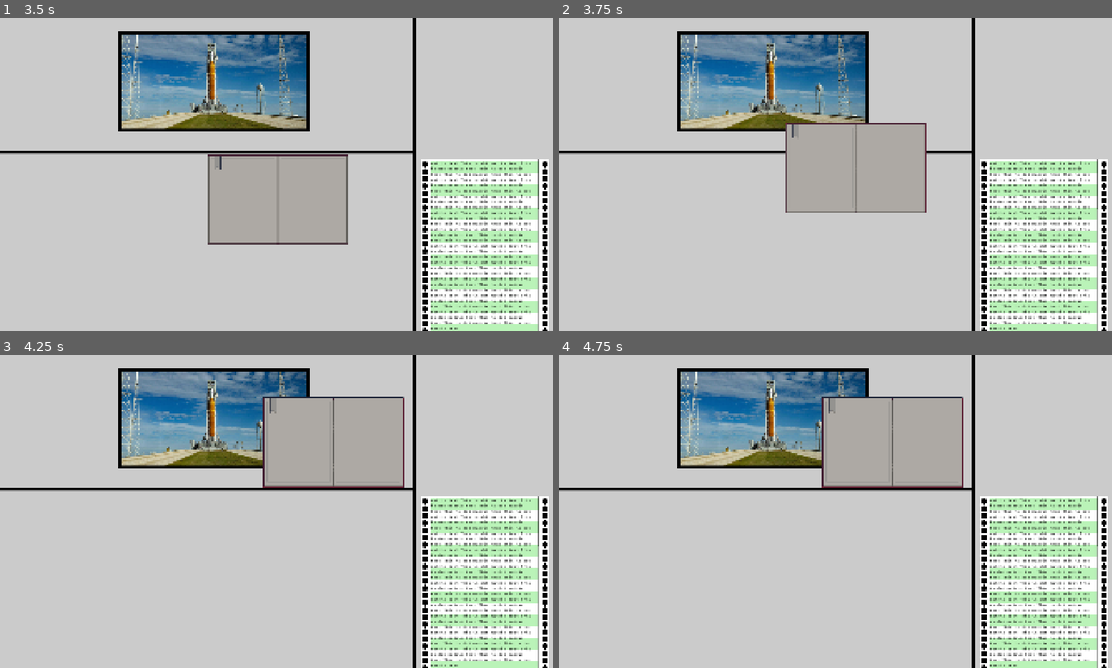
Above: before the commit, frames 1-4 (two rows, left to right).
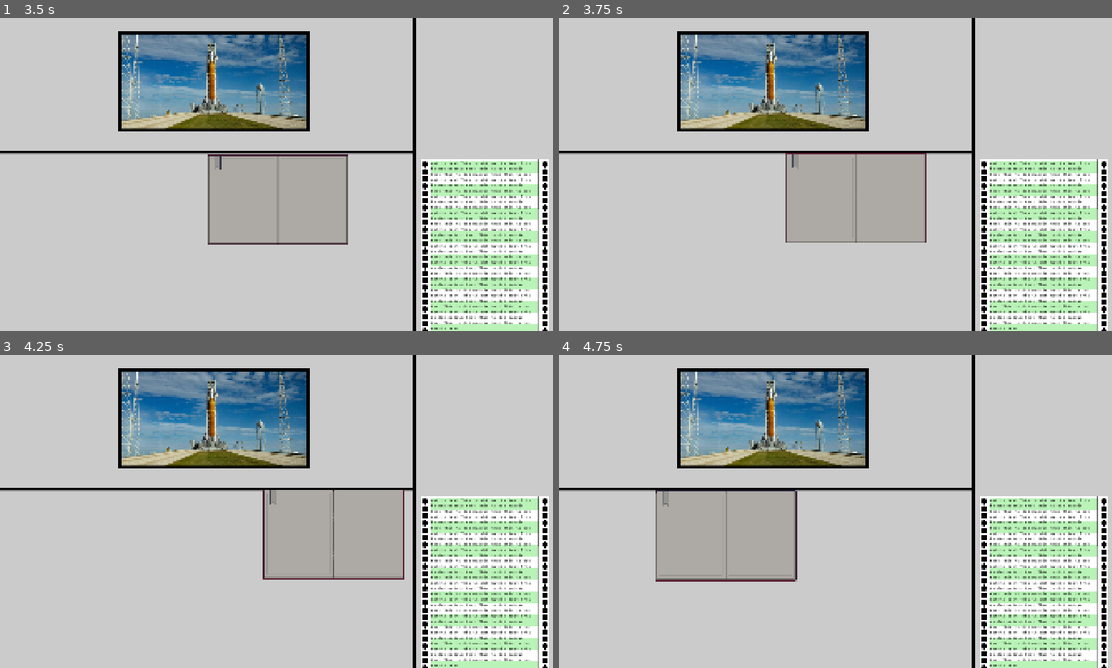
Above: after the commit, the same moments.

Repository: bukit3point0/gmtk2026
Game: Godot game, scene res://scenes/game_root.tscn
The game is run twice, just before and just after one commit, with the same random seed, the same clock (stepped at 60 frames per second) and the same inputs.
Inputs (mouse positions are in pixels of both pictures, inside the frame that each line leads up to):
- Up to frame 1 (3.5 s): click "Play Game" at 0.5 s; click "Play Game" at 1.25 s; click "Play Game" at 2 s; click "Settings" at 2.75 s
- Up to frame 2 (3.75 s): tap Enter at 3.5 s; drag from (835, 199) to (890, 105) at 3.52 s
- Up to frame 3 (4.25 s): no input
- Up to frame 4 (4.75 s): tap Space at 4.25 s; drag from (724, 527) to (807, 574) at 4.27 s

Frame 1 is identical in both runs. In frame 2, 5.1% of the frame differs, in the area x 40-67%, y 33-72%; in frame 3, 15%; in frame 4, 15%, in the area x 17-74%, y 13-73%.

Commit message:
book collision

Diff:
--- a/scenes/game.tscn
+++ b/scenes/game.tscn
@@ -8,10 +8,16 @@
 size = Vector2(488, 312)
 
 [sub_resource type="RectangleShape2D" id="RectangleShape2D_6f8o3"]
-size = Vector2(1435, 10)
+size = Vector2(3919, 1375)
 
 [sub_resource type="RectangleShape2D" id="RectangleShape2D_qr0ht"]
-size = Vector2(10, 621.5)
+size = Vector2(1569, 1242)
+
+[sub_resource type="RectangleShape2D" id="RectangleShape2D_1esiv"]
+size = Vector2(735.5, 786)
+
+[sub_resource type="RectangleShape2D" id="RectangleShape2D_2r0jt"]
+size = Vector2(1871, 635)
 
 [node name="Game" type="Node2D" unique_id=1055144618]
 
@@ -38,11 +44,19 @@
 [node name="StaticBody2D" type="StaticBody2D" parent="Level1/Table/Walls" unique_id=2047171367]
 
 [node name="CollisionShape2D" type="CollisionShape2D" parent="Level1/Table/Walls/StaticBody2D" unique_id=483486019]
-position = Vector2(717.5, 463)
+position = Vector2(1037.5, -219.5)
 shape = SubResource("RectangleShape2D_6f8o3")
 
 [node name="CollisionShape2D2" type="CollisionShape2D" parent="Level1/Table/Walls/StaticBody2D" unique_id=2072154372]
-position = Vector2(1430, 769.25)
+position = Vector2(2209.5, 459)
 shape = SubResource("RectangleShape2D_qr0ht")
 
+[node name="CollisionShape2D3" type="CollisionShape2D" parent="Level1/Table/Walls/StaticBody2D" unique_id=661004409]
+position = Vector2(-367.75, 831)
+shape = SubResource("RectangleShape2D_1esiv")
+
+[node name="CollisionShape2D4" type="CollisionShape2D" parent="Level1/Table/Walls/StaticBody2D" unique_id=115024064]
+position = Vector2(927.5, 1397.5)
+shape = SubResource("RectangleShape2D_2r0jt")
+
 [connection signal="input_event" from="Level1/Table/InstructionBook" to="Level1/Table/InstructionBook" method="_on_instruction_book_input_event"]
--- a/scripts/instruction_book.gd
+++ b/scripts/instruction_book.gd
@@ -11,6 +11,7 @@
 	if instruction_book_dragging:
 		var mouse_position = get_viewport().get_mouse_position()
 		position = Vector2(mouse_position.x, mouse_position.y)
+		move_and_slide()
 
 func _set_instruction_book_drag() -> void:
 	instruction_book_dragging = !instruction_book_dragging
